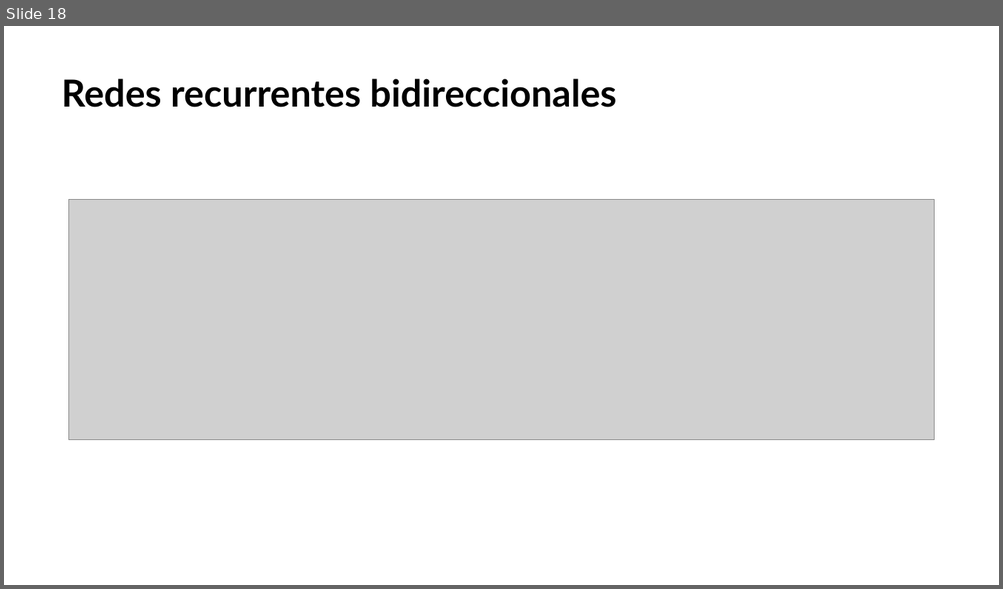
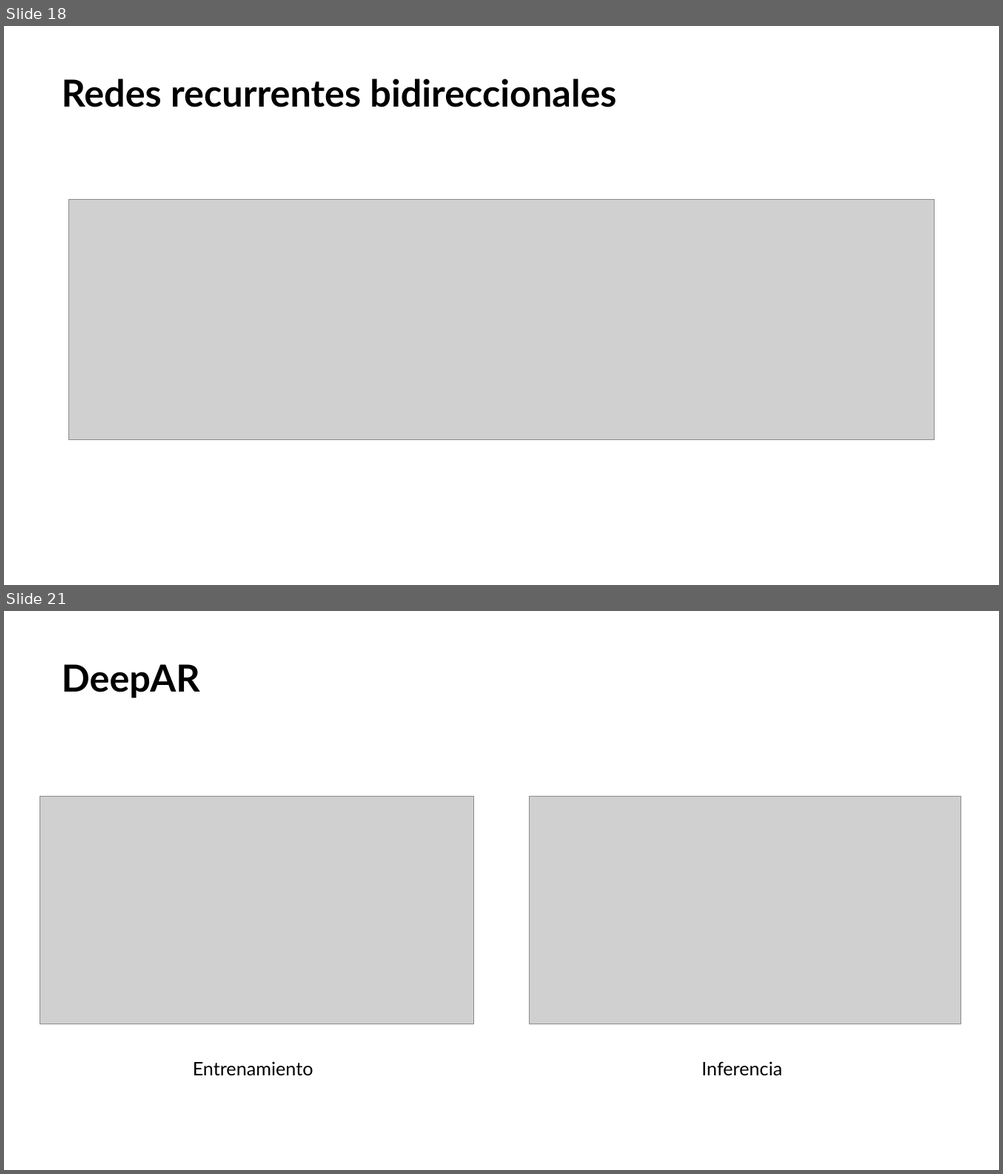
Before and after one commit to mcd-unison/aaa-curso, a slide deck: slides/RNN-slides.pptx. Shown one above the other, each under a label of ours: slide 18 before the commit, slides 18 and 21 after it; the slides between them are not shown. The pictures are 1003x589 and 1003x1174 pixels, drawn with LibreOffice and Linux fonts; fonts in the diff are those of the drawing; grey boxes stand for pictures. Boxes give left, top, right and bottom in pixels: in the first picture for what was removed or moved away, otherwise in the second. Text is boxed around its words. In the diff, an @@ line names an element or a change of style, - is before the commit and + after.

```diff
--- a/slides/RNN-slides.pptx
+++ b/slides/RNN-slides.pptx
@@ slide 21 added at (4,611,999,1170), background #FFFFFF @@
@@ title added at (62,664,200,698), 36 pt, text #000000, bold @@
+DeepAR
@@ picture added at (40,797,474,1025) @@
@@ picture added at (529,797,961,1025) @@
@@ text added at (193,1062,313,1076), 18 pt, text #000000 @@
+Entrenamiento
@@ text added at (701,1062,782,1076), 18 pt, text #000000 @@
+Inferencia
```
Also in this commit, not shown: 1 slide changed, 5 other slides added, 5 other files.
